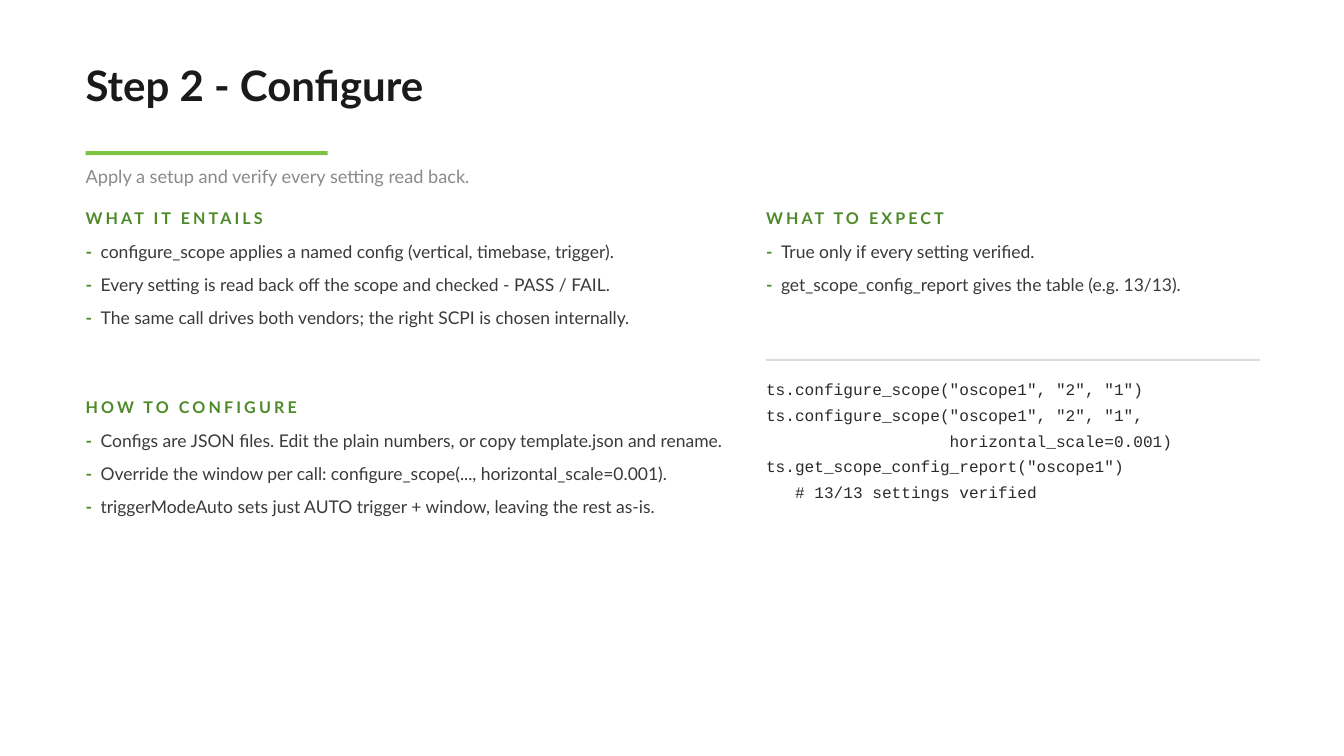
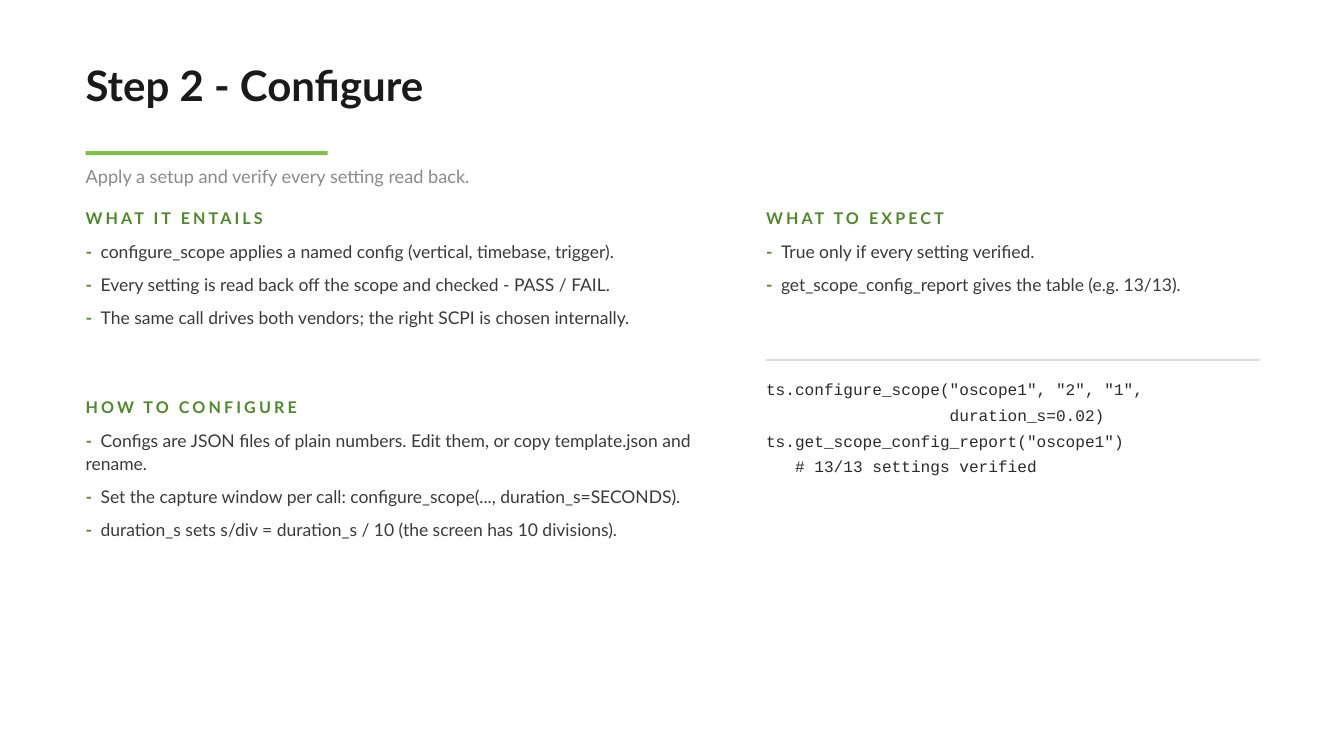
Before and after one commit to 25narular4926/InsturmentAutomation, a slide deck: slide 5 of docs/instrument_automation_final.pptx. Drawn at 1344x756 pixels with LibreOffice and Linux fonts; fonts in the diff are those of the drawing. Boxes give left, top, right and bottom in pixels: in the first picture for what was removed or moved away, otherwise in the second. Text is boxed around its words. In the diff, an @@ line names an element or a change of style, - is before the commit and + after.

Commit message:
Add arm_scope/read_scope for event-in-later-step capture; refresh deck + manuals
- arm_scope / read_scope (+ fleet arm / read_armed): non-blocking arm, then read the
  frozen record after the trigger fires - for a signal generated in a LATER TestStand
  step (Tektronix). Avoids capture_scope(single=True) blocking with nothing to capture.
- Presentation: add "Config parameters - what each field expects" slide; update the
  Configure slide to use duration_s (drop removed horizontal_scale / triggerModeAuto).
- User manual + developer guide: add config parameter reference tables (scope, channel,
  generator); document scope_delay; replace stale horizontal_scale with duration_s.

```diff
--- a/docs/instrument_automation_final.pptx
+++ b/docs/instrument_automation_final.pptx
@@ text at [766,383,1143,399]: paragraph removed @@
-ts.configure_scope("oscope1", "2", "1")
@@ text at [950,409,1105,425]: text changed @@
-horizontal_scale=0.001)
+duration_s=0.02)
@@ text at [86,434,690,539]: text changed @@
-- Configs are JSON files. Edit the plain numbers, or copy template.json and rename.
-- Override the window per call: configure_scope(..., horizontal_scale=0.001).
-- triggerModeAuto sets just AUTO trigger + window, leaving the rest as-is.
+- Configs are JSON files of plain numbers. Edit them, or copy template.json and rename.
+- Set the capture window per call: configure_scope(..., duration_s=SECONDS).
+- duration_s sets s/div = duration_s / 10 (the screen has 10 divisions).
```
Also in this commit, not shown: 1 slide added, 4 other files.
